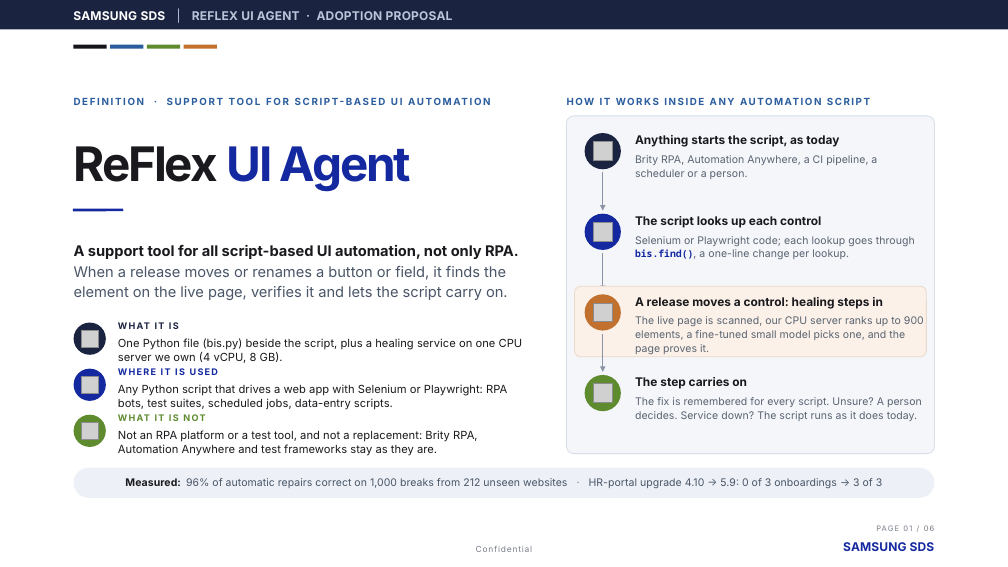
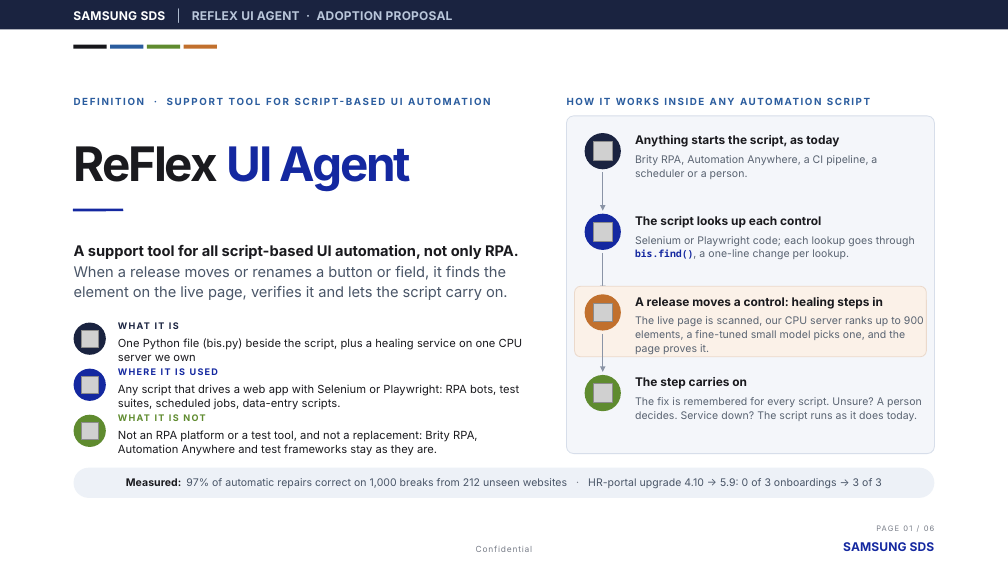
Before and after one commit to AnshikaGovil/self-healing-ai-agent-final, a slide deck: slide 1 of Self-Healing UI Automation (Samsung SDS) - MD Briefing (6 slides).pptx. Drawn at 1008x567 pixels with LibreOffice and Linux fonts; fonts in the diff are those of the drawing; grey boxes stand for pictures. Boxes give left, top, right and bottom in pixels: in the first picture for what was removed or moved away, otherwise in the second. Text is boxed around its words. In the diff, an @@ line names an element or a change of style, - is before the commit and + after.

```diff
--- a/Self-Healing UI Automation (Samsung SDS) - MD Briefing (6 slides).pptx
+++ b/Self-Healing UI Automation (Samsung SDS) - MD Briefing (6 slides).pptx
@@ text at bbox=[118, 338, 523, 361]: text changed @@
-One Python file (bis.py) beside the script, plus a healing service on one CPU server we own (4 vCPU, 8 GB).
+One Python file (bis.py) beside the script, plus a healing service on one CPU server we own
@@ text at bbox=[118, 384, 520, 410]: text changed @@
-Any Python script that drives a web app with Selenium or Playwright: RPA bots, test suites, scheduled jobs, data-entry scripts.
+Any script that drives a web app with Selenium or Playwright: RPA bots, test suites, scheduled jobs, data-entry scripts.
@@ text at bbox=[126, 478, 881, 488]: text changed @@
-Measured: 96% of automatic repairs correct on 1,000 breaks from 212 unseen websites · HR-portal upgrade 4.10 → 5.9: 0 of 3 onboardings → 3 of 3
+Measured: 97% of automatic repairs correct on 1,000 breaks from 212 unseen websites · HR-portal upgrade 4.10 → 5.9: 0 of 3 onboardings → 3 of 3
```
Also in this commit, not shown: 4 other slides changed, 1 other file.
